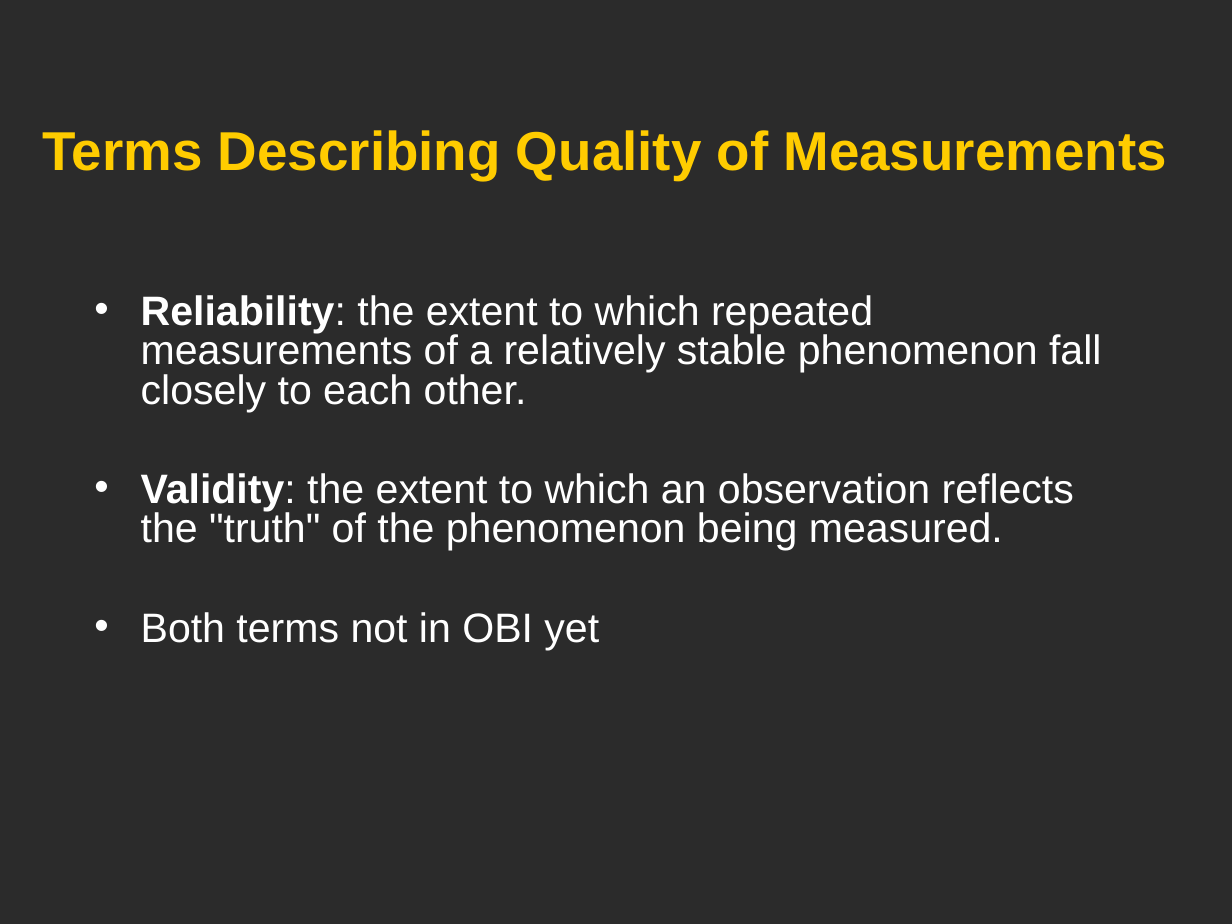
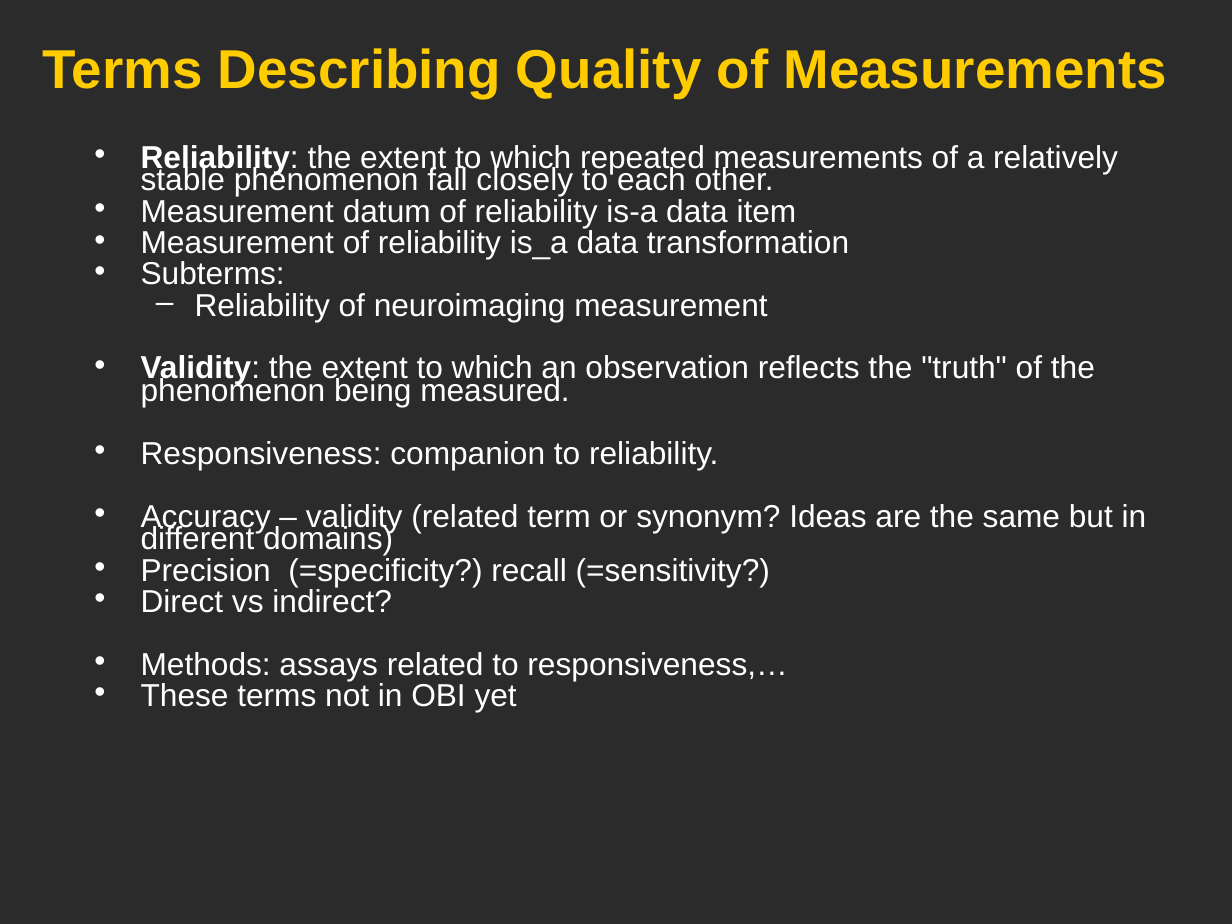
Before and after one commit to obi-ontology/obi-legacy-svn, a slide deck: slide 11 of trunk/docs/presentations/OBI workshop May 2012 Ann Arbor/OBI Statistics/Statistics_OBI_He.ppt. Drawn at 1232x924 pixels with LibreOffice and Linux fonts; fonts in the diff are those of the drawing; background and template pictures are left out; a plain dark background stands for a picture behind light text. Boxes give left, top, right and bottom in pixels: in the first picture for what was removed or moved away, otherwise in the second. Text is boxed around its words. In the diff, an @@ line names an element or a change of style, - is before the commit and + after.

```diff
--- a/trunk/docs/presentations/OBI workshop May 2012 Ann Arbor/OBI Statistics/Statistics_OBI_He.ppt
+++ b/trunk/docs/presentations/OBI workshop May 2012 Ann Arbor/OBI Statistics/Statistics_OBI_He.ppt
@@ text "Terms Describing Quality of Measurements": place and size @@
-text "Terms Describing Quality of Measurements" at box(43, 130, 1166, 180)
+text "Terms Describing Quality of Measurements" at box(43, 48, 1166, 98)
@@ text "Reliability: the extent to which ...": place and size @@
-text "Reliability: the extent to which ..." at box(141, 295, 1101, 650)
+text "Reliability: the extent to which ..." at box(141, 145, 1147, 712)
@@ text at box(141, 145, 1118, 407): size 24 to 18.5 pt in "Reliability: the extent to which repeated measurements ...", "Validity: the extent to which an observation ..."; line spacing 0.8 to 0.6; less space between paragraphs @@
@@ text at box(141, 199, 849, 322): paragraphs added @@
+• Measurement datum of reliability is-a data item
+• Measurement of reliability is_a data transformation
+• Subterms:
+  – Reliability of neuroimaging measurement
@@ text at box(141, 441, 1147, 712): text changed; size 24 to 18.5 pt @@
-• Both terms not in OBI yet
+• Responsiveness: companion to reliability.
+• Accuracy – validity (related term or synonym? Ideas are the same but in different domains)
+• Precision (=specificity?) recall (=sensitivity?)
+• Direct vs indirect?
+• Methods: assays related to responsiveness,…
+• These terms not in OBI yet
```
Also in this commit, not shown: 2 other slides changed, 1 slide added, 3 other files.
